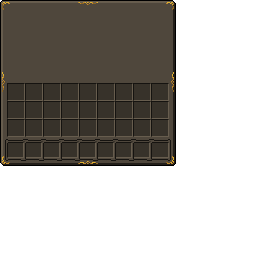
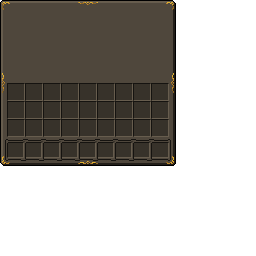
Layers edited between the first and the second w=256, h=256 image:
renamed "background" to "te_background.png", painted on it over [left=1, top=72, right=174, bottom=164]
